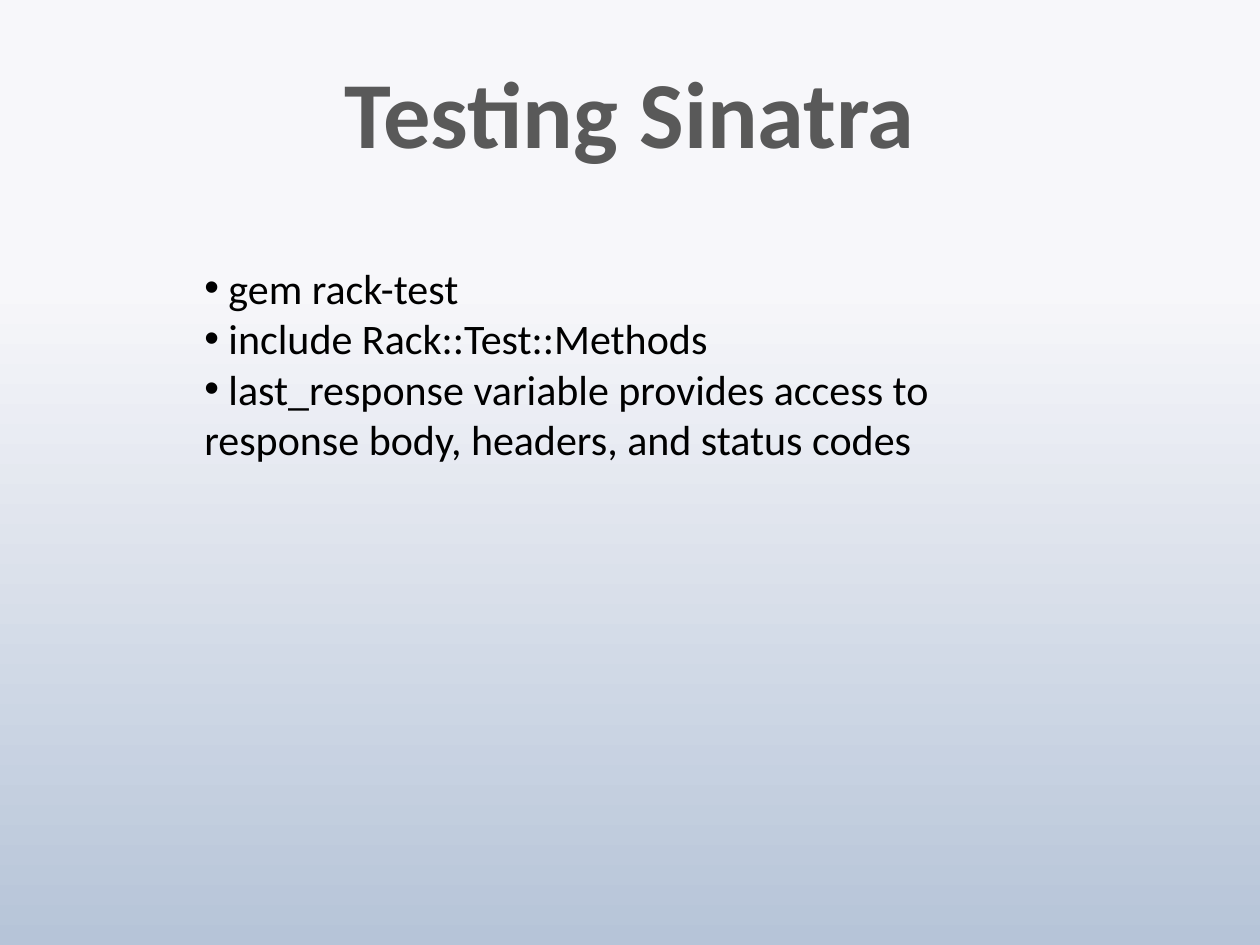
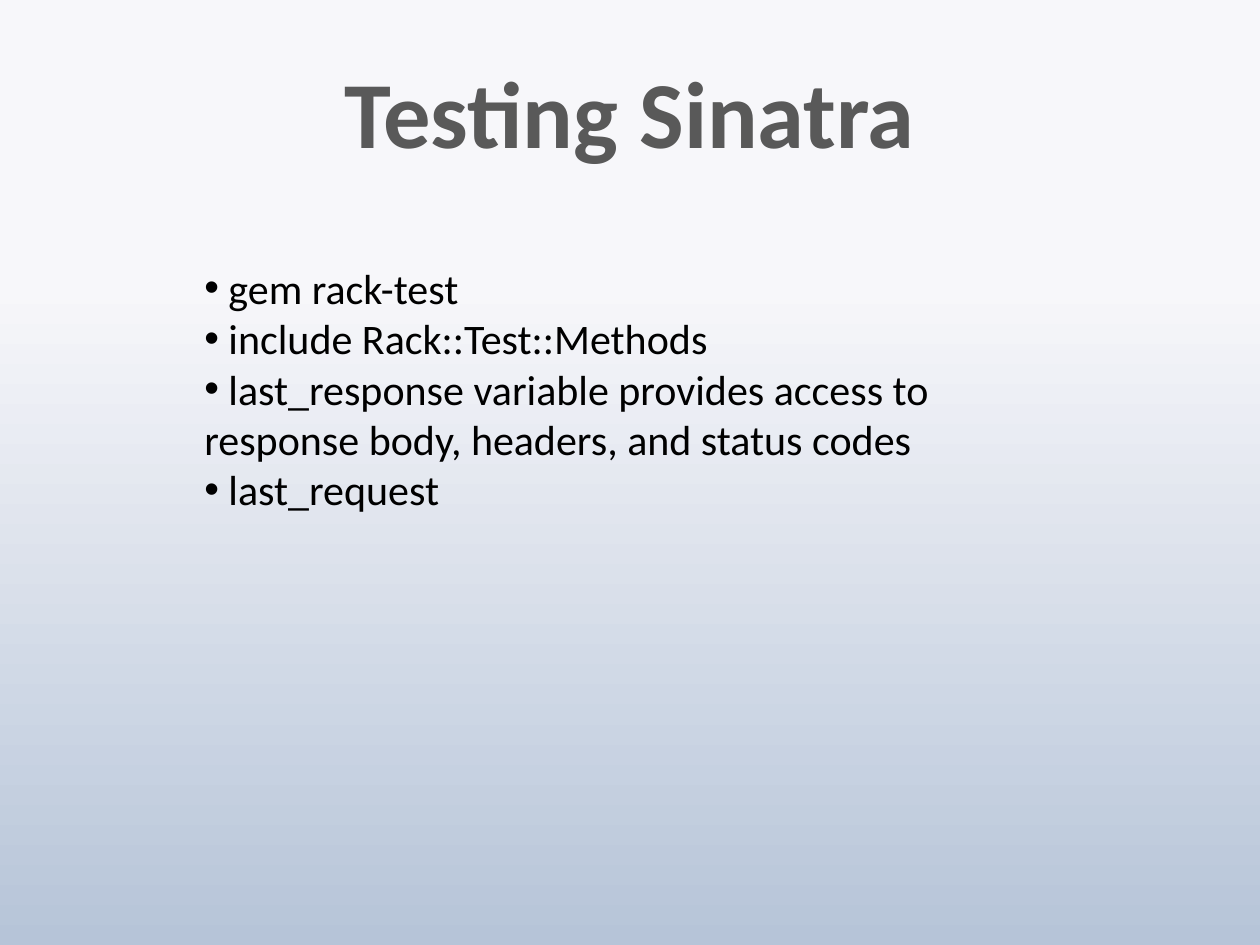
Before and after one commit to techwhizbang/sinatra_slideshow, a slide deck: slide 18 of sinatra.pptx (slide 16 before the commit). Drawn at 1260x945 pixels with LibreOffice and Linux fonts; fonts in the diff are those of the drawing. Boxes give left, top, right and bottom in pixels: in the first picture for what was removed or moved away, otherwise in the second. Text is boxed around its words. In the diff, an @@ line names an element or a change of style, - is before the commit and + after.

```diff
--- a/sinatra.pptx
+++ b/sinatra.pptx
@@ text at (228, 475, 439, 512): paragraph added @@
+• last_request
```
Also in this commit, not shown: 8 other slides changed, 2 slides added.
